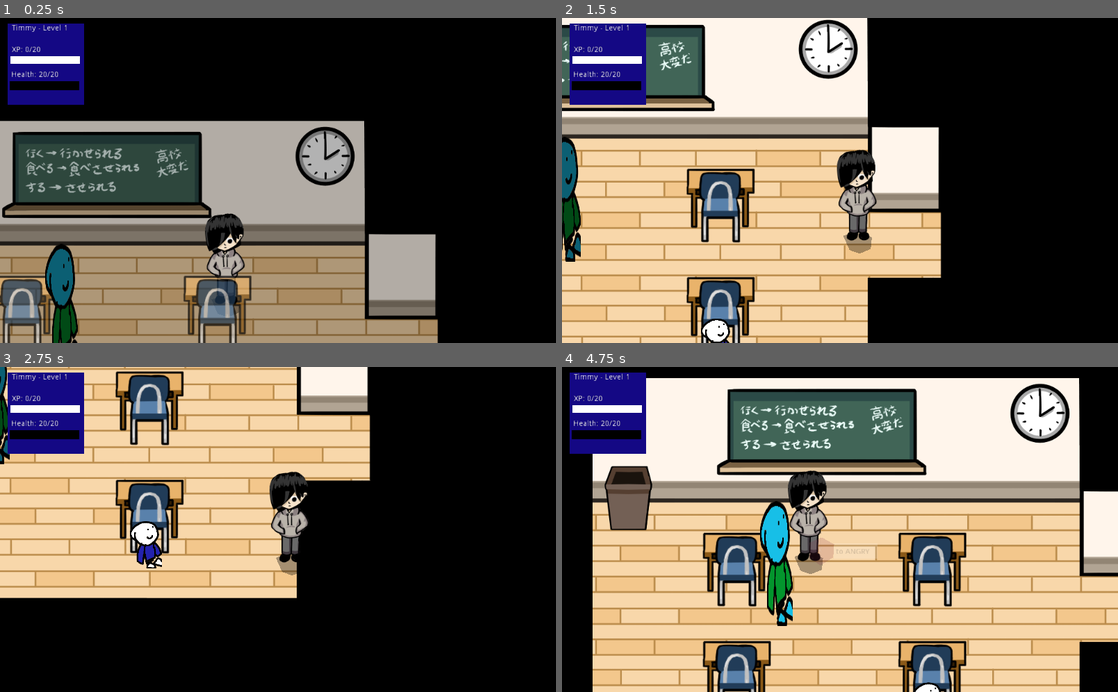
Above: before the commit, frames 1-4 (two rows, left to right).
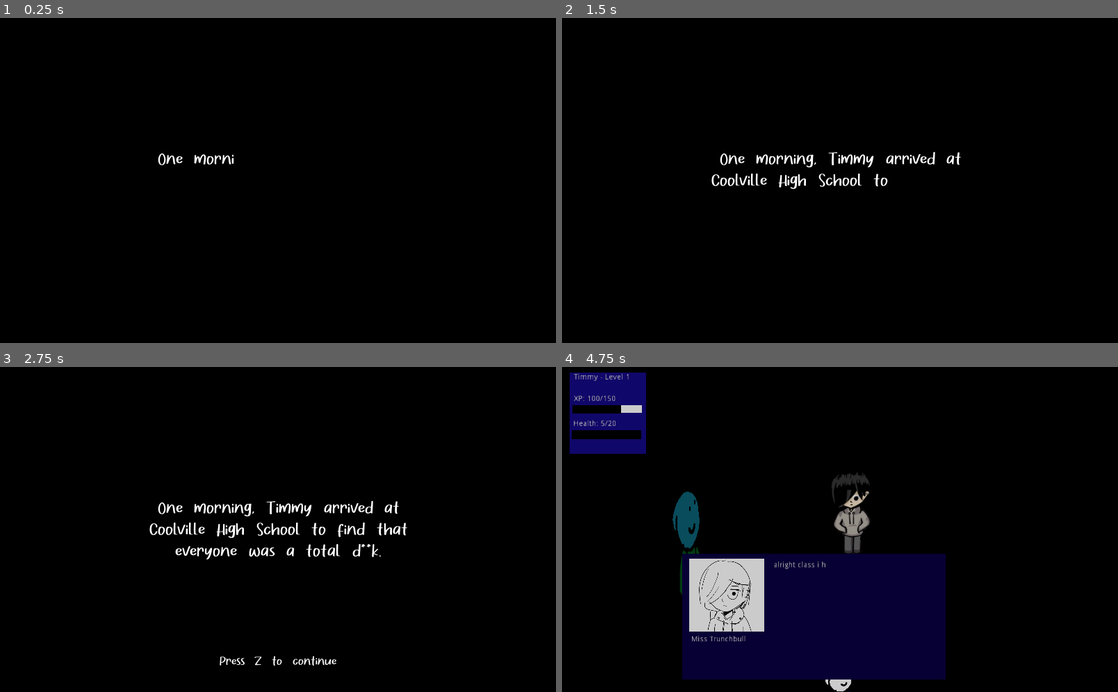
Above: after the commit, the same moments.

Repository: johnfn/ld49
Game: Godot game, scene res://Main.tscn
Two runs of this game, one before a commit and one after it. Both use one fixed random seed, a clock stepped at 60 frames per second and the inputs below. The engine's default icon, where the game draws it, is replaced by a stand-in: a white triangle on a blue panel in a dark square.
Inputs (mouse positions are in pixels of both pictures, inside the frame that each line leads up to):
- Up to frame 1 (0.25 s): no input
- Up to frame 2 (1.5 s): move the mouse to (962, 164) at 0.52 s; hold Right (ui_right) 0.53-1.28 s; tap Z (action) at 0.6 s; move the mouse to (728, 196) at 1.27 s; hold Down (ui_down) from 1.28 s (still down); tap X (angry) at 1.35 s
- Up to frame 3 (2.75 s): move the mouse to (333, 458) at 2.02 s; release Down (ui_down) at 2.03 s; hold Right (ui_right) from 2.03 s (still down); tap Z (action) at 2.1 s
- Up to frame 4 (4.75 s): tap Z (action) at 2.75, 3.6, 4.25 s; move the mouse to (812, 594) at 2.77 s; release Right (ui_right) at 2.78 s; hold Up (ui_up) 2.78-3.53 s; tap X (angry) at 2.85, 4.35 s; move the mouse to (1006, 578) at 3.52 s; hold Left (ui_left) from 3.53 s (still down); move the mouse to (673, 480) at 4.27 s

The runs differ from the first frame. In frame 1, 50% of the frame differs, in the area x 0-79%, y 1-100%; in frame 2, 58%; in frame 3, 42%; in frame 4, 86%, in the area x 1-100%, y 1-100%.

Commit message:
nodebug

Diff:
--- a/Globals.gd
+++ b/Globals.gd
@@ -1,6 +1,6 @@
 extends Node2D
 
-var debug = true
+var debug = false
 
 enum PauseMode {
   None = 0,
